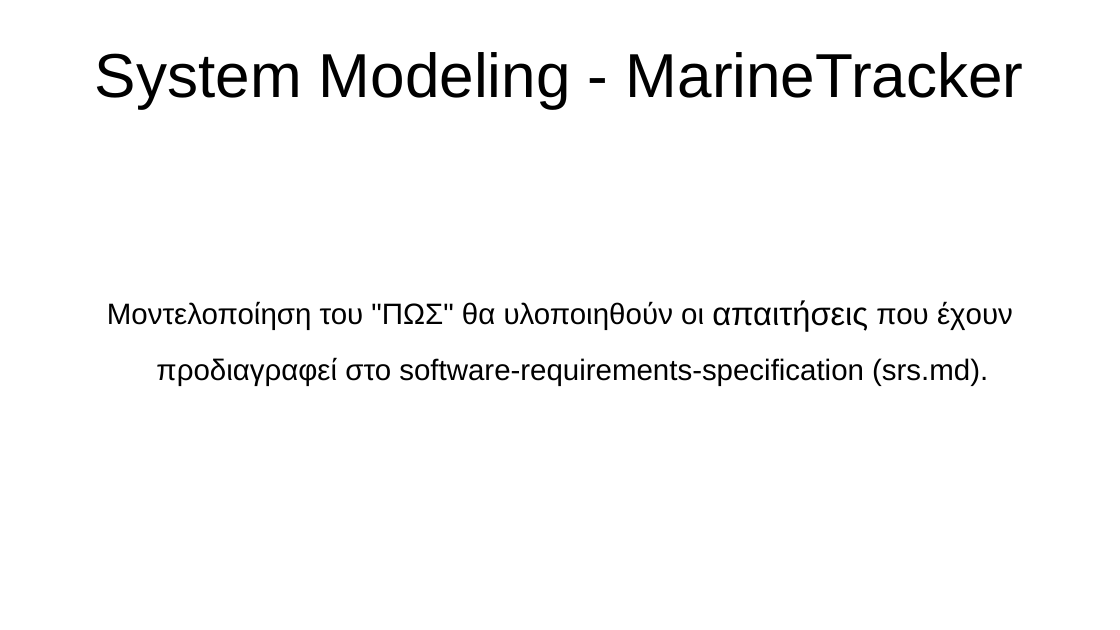
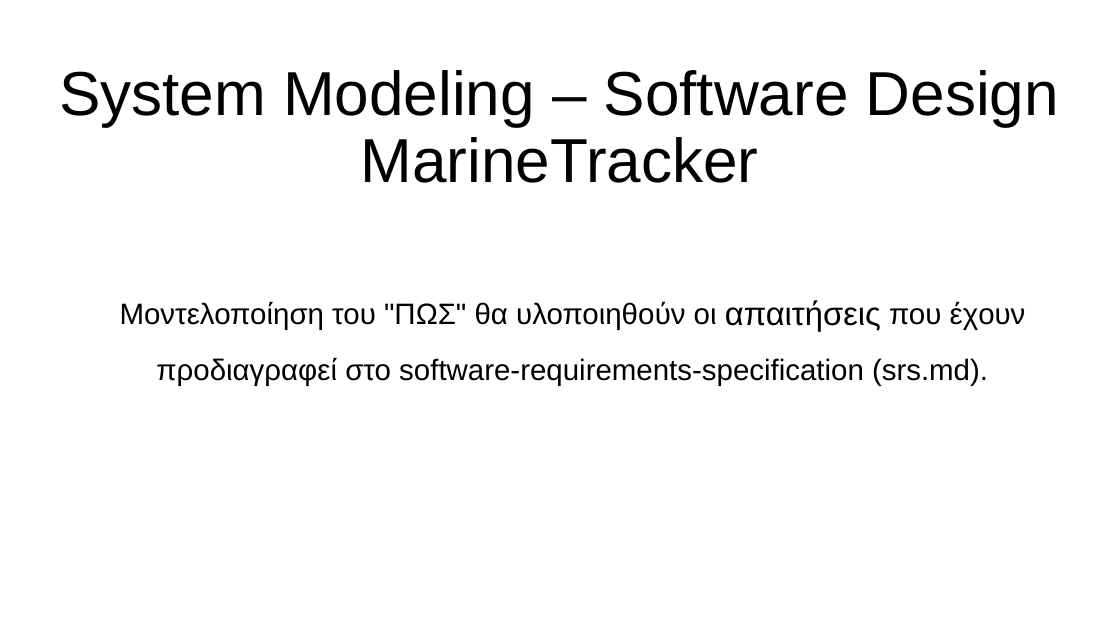
Before and after one commit to teomoraitis/MarineTracker, a slide deck: slide 1 of 2nd Deliverable - System Modeling & UML/System-Modeling-Presentation.pptx. Drawn at 1120x630 pixels with LibreOffice and Linux fonts; fonts in the diff are those of the drawing. Boxes give left, top, right and bottom in pixels: in the first picture for what was removed or moved away, otherwise in the second. Text is boxed around its words. In the diff, an @@ line names an element or a change of style, - is before the commit and + after.

```diff
--- a/2nd Deliverable - System Modeling & UML/System-Modeling-Presentation.pptx
+++ b/2nd Deliverable - System Modeling & UML/System-Modeling-Presentation.pptx
@@ title at (59,70,1059,183): text changed @@
-System Modeling - MarineTracker
+System Modeling – Software Design
+MarineTracker
@@ subtitle "Μοντελοποίηση του "ΠΩΣ" θα υλοποιηθούν ..." at (120,300,1026,386): indent changed @@
```
Also in this commit, not shown: 13 slides added, 5 slides removed.
